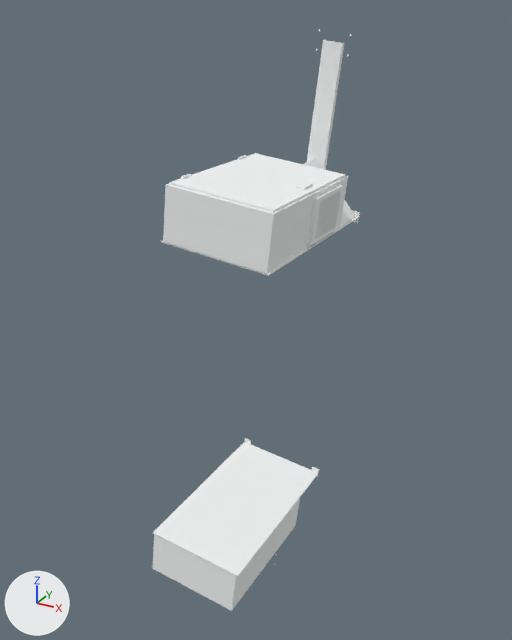
One commit to the OBJ model src/robot_lab_maps/maps/celisca_floor_1_detailed/adapters/meshes/visual_material_018.obj: the scene before it, then after it.
Both versions are drawn from a 50 mm lens placed at (22.44, -2.65, -7.92), pointed at (21.15, -0.3, -9.1). Lighting does not change. The marker at lower left points along +X, +Y and +Z. The picture after the commit comes second. Where no turn or scale is listed for an object, it has been applied to the vertices.

The first picture shows 'part_0000'.
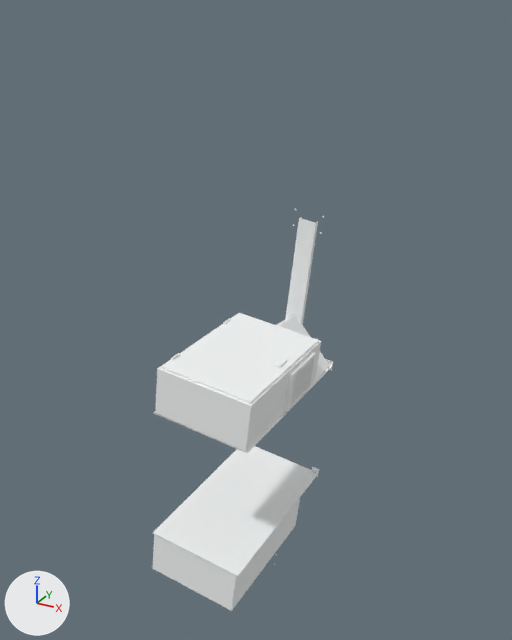
The newer file is also turned or shifted as a whole; pictures and numbers use the older file's frame.

Where the change shows, as pixel boxes (x1, y1, x2, y2) in the pictures (512 x 640 px; the box of a moved part takes in the faces that stretch with it):
'part_0000', reshaped (13% narrower, 31% shorter)
    before: (152, 29, 360, 611)
    after: (152, 208, 333, 611)
part 1 of me_part_0000, moved or reshaped
    before: (161, 216, 359, 276)
    after: (154, 365, 333, 453)
part 2 of me_part_0000, moved or reshaped
    before: (163, 153, 348, 274)
    after: (155, 313, 321, 452)
part 3 of me_part_0000, moved or reshaped
    before: (303, 159, 356, 227)
    after: (276, 315, 330, 381)
part 4 of me_part_0000, moved or reshaped
    before: (238, 155, 246, 159)
    after: (223, 318, 231, 324)
part 5 of me_part_0000, moved or reshaped
    before: (181, 174, 191, 179)
    after: (171, 353, 180, 360)
part 6 of me_part_0000, moved or reshaped
    before: (307, 40, 344, 170)
    after: (285, 217, 318, 325)
part 7 of me_part_0000, moved or reshaped
    before: (296, 182, 313, 190)
    after: (273, 357, 288, 368)
part 8 of me_part_0000, moved or reshaped
    before: (352, 210, 360, 223)
    after: (326, 359, 333, 371)
part 9 of me_part_0000, moved or reshaped
    before: (333, 191, 340, 228)
    after: (307, 358, 314, 388)
part 10 of me_part_0000, moved or reshaped
    before: (330, 192, 338, 229)
    after: (305, 360, 312, 390)
part 11 of me_part_0000, moved or reshaped
    before: (328, 193, 336, 231)
    after: (303, 363, 309, 392)
part 12 of me_part_0000, moved or reshaped
    before: (325, 195, 333, 232)
    after: (300, 365, 307, 395)
part 13 of me_part_0000, moved or reshaped
    before: (323, 196, 331, 234)
    after: (298, 367, 304, 397)
part 14 of me_part_0000, moved or reshaped
    before: (320, 198, 328, 235)
    after: (296, 369, 302, 399)
part 15 of me_part_0000, moved or reshaped
    before: (318, 199, 326, 237)
    after: (293, 372, 300, 402)
part 16 of me_part_0000, moved or reshaped
    before: (315, 200, 323, 239)
    after: (291, 374, 297, 404)

The change in detail:
me_part_0000 is used by ob_part_0000; location (0.0, 0.0, 0.0).
me_part_0000 had 960 vertices, 1792 faces and spanned x 20.89..21.48, y -0.78..0.0, z -10.64..-7.99.
me_part_0000 now has 960 vertices, 1792 faces and spans x 20.89..21.4, y -0.78..0.0, z -10.64..-8.69.
me_part_0000 part 1: the loose piece of 8 vertices spanning x 21.04..21.46, y -0.78..0.0, z -8.7..-8.64 is moved by (-0.08, 0.0, -0.7).
me_part_0000 part 2: the loose piece of 40 vertices spanning x 21.05..21.48, y -0.78..-0.18, z -8.69..-8.44 is moved by (-0.08, 0.0, -0.7).
me_part_0000 part 3: the loose piece of 12 vertices spanning x 21.05..21.45, y -0.17..-0.02, z -8.69..-8.47 is moved by (-0.08, 0.0, -0.7).
me_part_0000 part 4: the loose piece of 52 vertices spanning x 21.08..21.09, y -0.32..-0.28, z -8.44..-8.43 is moved by (-0.08, 0.0, -0.7).
me_part_0000 part 5: the loose piece of 52 vertices spanning x 21.08..21.09, y -0.7..-0.66, z -8.44..-8.43 is moved by (-0.08, 0.0, -0.7).
me_part_0000 part 6: the loose piece of 20 vertices spanning x 21.21..21.36, y -0.03..-0.01, z -8.67..-8.03 is moved by (-0.08, 0.0, -0.7).
me_part_0000 part 7: the loose piece of 8 vertices spanning x 21.41..21.44, y -0.49..-0.43, z -8.48..-8.47 is moved by (-0.08, 0.0, -0.7).
me_part_0000 part 8: the loose piece of 8 vertices spanning x 21.42..21.46, y 0.0, z -8.72..-8.67 is moved by (-0.08, 0.0, -0.7).
me_part_0000 part 9: the loose piece of 8 vertices spanning x 21.46..21.48, y -0.29..-0.28, z -8.67..-8.53 is moved by (-0.08, 0.0, -0.7).
me_part_0000 part 10: the loose piece of 8 vertices spanning x 21.46..21.48, y -0.31..-0.3, z -8.67..-8.53 is moved by (-0.08, 0.0, -0.7).
me_part_0000 part 11: the loose piece of 8 vertices spanning x 21.46..21.48, y -0.34..-0.32, z -8.67..-8.53 is moved by (-0.08, 0.0, -0.7).
me_part_0000 part 12: the loose piece of 8 vertices spanning x 21.46..21.48, y -0.36..-0.35, z -8.67..-8.53 is moved by (-0.08, 0.0, -0.7).
me_part_0000 part 13: the loose piece of 8 vertices spanning x 21.46..21.48, y -0.38..-0.37, z -8.67..-8.53 is moved by (-0.08, 0.0, -0.7).
me_part_0000 part 14: the loose piece of 8 vertices spanning x 21.46..21.48, y -0.4..-0.39, z -8.67..-8.53 is moved by (-0.08, 0.0, -0.7).
me_part_0000 part 15: the loose piece of 8 vertices spanning x 21.46..21.48, y -0.42..-0.41, z -8.67..-8.53 is moved by (-0.08, 0.0, -0.7).
me_part_0000 part 16: the loose piece of 8 vertices spanning x 21.46..21.48, y -0.45..-0.43, z -8.67..-8.53 is moved by (-0.08, 0.0, -0.7).
Other edits to the shape of me_part_0000 do not show in these pictures.
